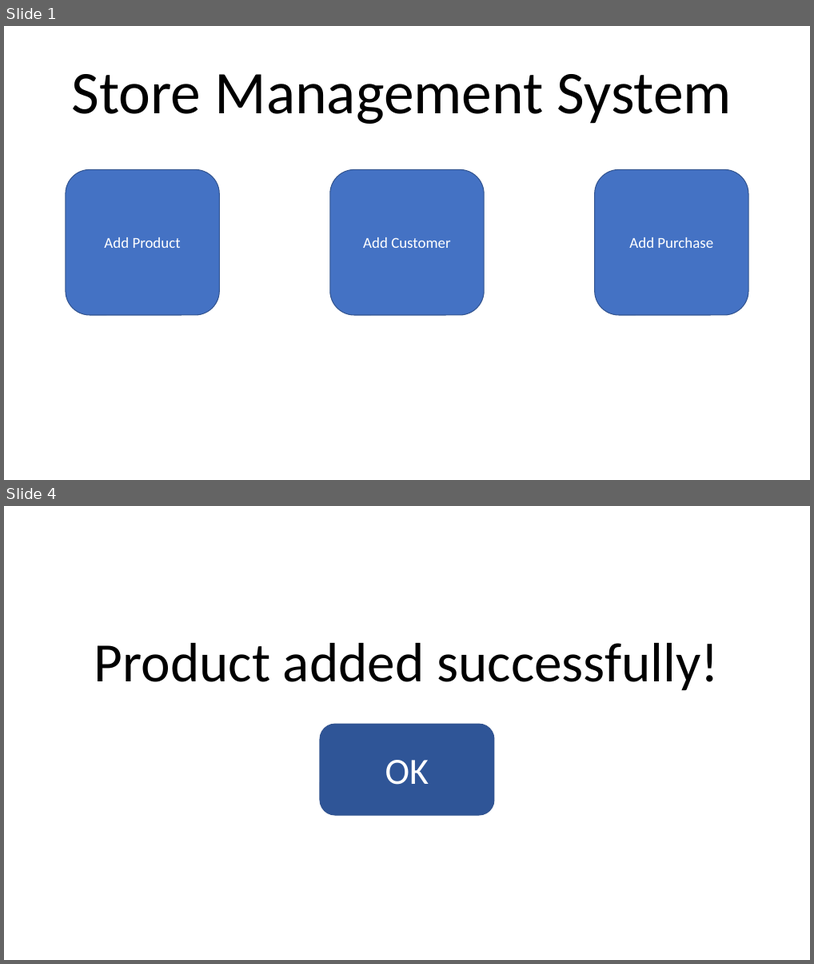
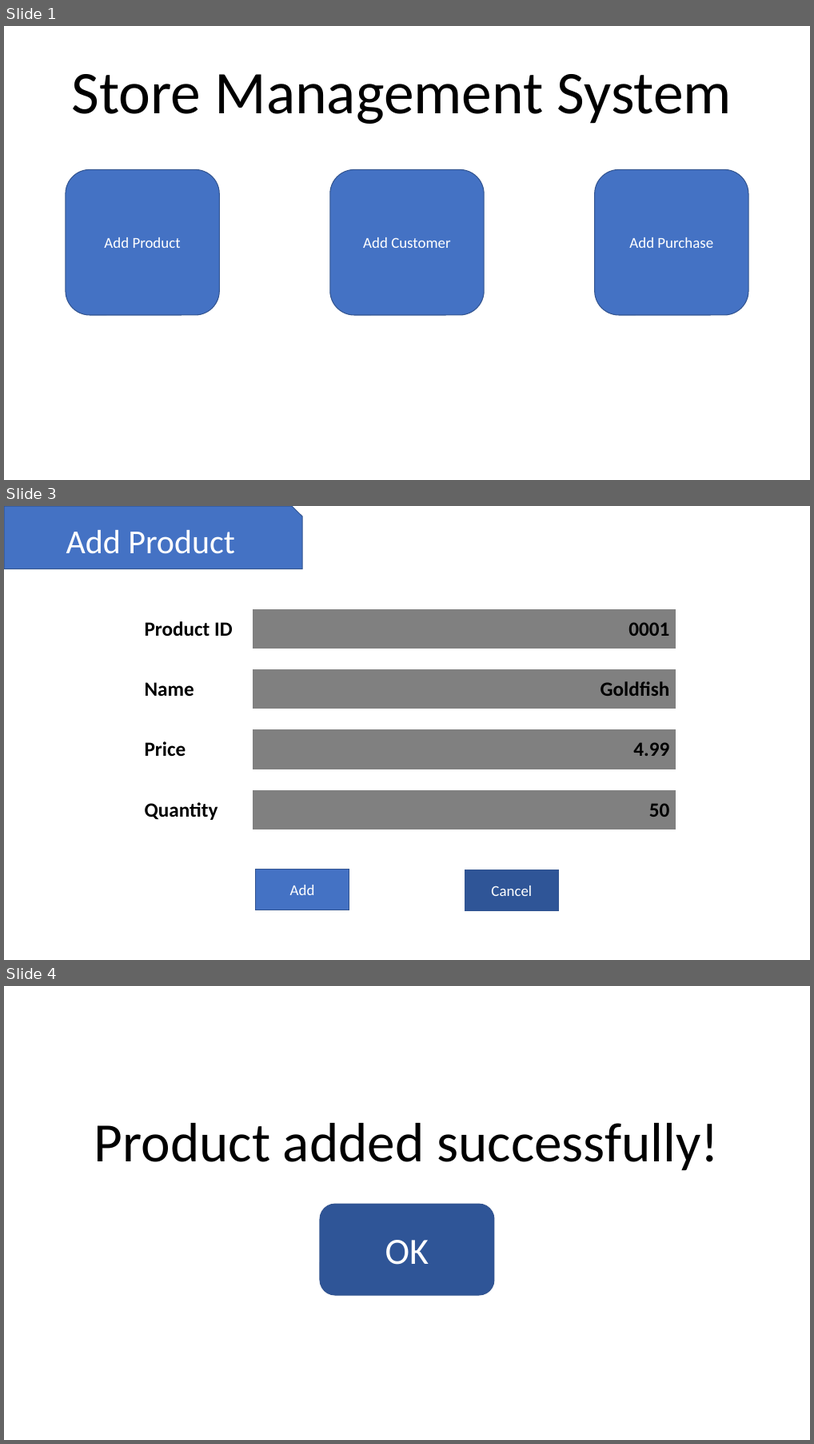
Before and after one commit to connor3johnston/modeling_and_design, a slide deck: Activity6/Activity6.pptx. Shown one above the other, each under a label of ours: slides 1 and 4 before the commit, slides 1, 3 and 4 after it; the slides between them are not shown. The pictures are 814x964 and 814x1444 pixels, drawn with LibreOffice and Linux fonts; fonts in the diff are those of the drawing. Boxes give left, top, right and bottom in pixels: in the first picture for what was removed or moved away, otherwise in the second. Text is boxed around its words. In the diff, an @@ line names an element or a change of style, - is before the commit and + after.

```diff
--- a/Activity6/Activity6.pptx
+++ b/Activity6/Activity6.pptx
@@ slide 3 added at <box>4,506,810,960</box>, background #FFFFFF @@
@@ snip rect added at <box>4,506,303,569</box>, fill #4472C4, outline #325491 1 pt, 40 pt, text #FFFFFF @@
+Add Product
@@ table added at <box>138,609,676,650</box>, 1 rows, 2 columns @@
+Product ID | 0001
@@ table added at <box>138,668,676,710</box>, 1 rows, 2 columns @@
+Name | Goldfish
@@ table added at <box>138,729,676,770</box>, 1 rows, 2 columns @@
+Price | 4.99
@@ table added at <box>138,789,676,830</box>, 1 rows, 2 columns @@
+Quantity | 50
@@ rectangle added at <box>256,868,350,909</box>, fill #4472C4, outline #325491 1 pt, 18 pt, text #FFFFFF @@
+Add
@@ rectangle added at <box>465,870,558,912</box>, fill #2F5597, outline #325491 1 pt, 18 pt, text #FFFFFF @@
+Cancel
```
Also in this commit, not shown: 4 slides changed, 6 other slides added, 4 slides removed, 3 other files.
